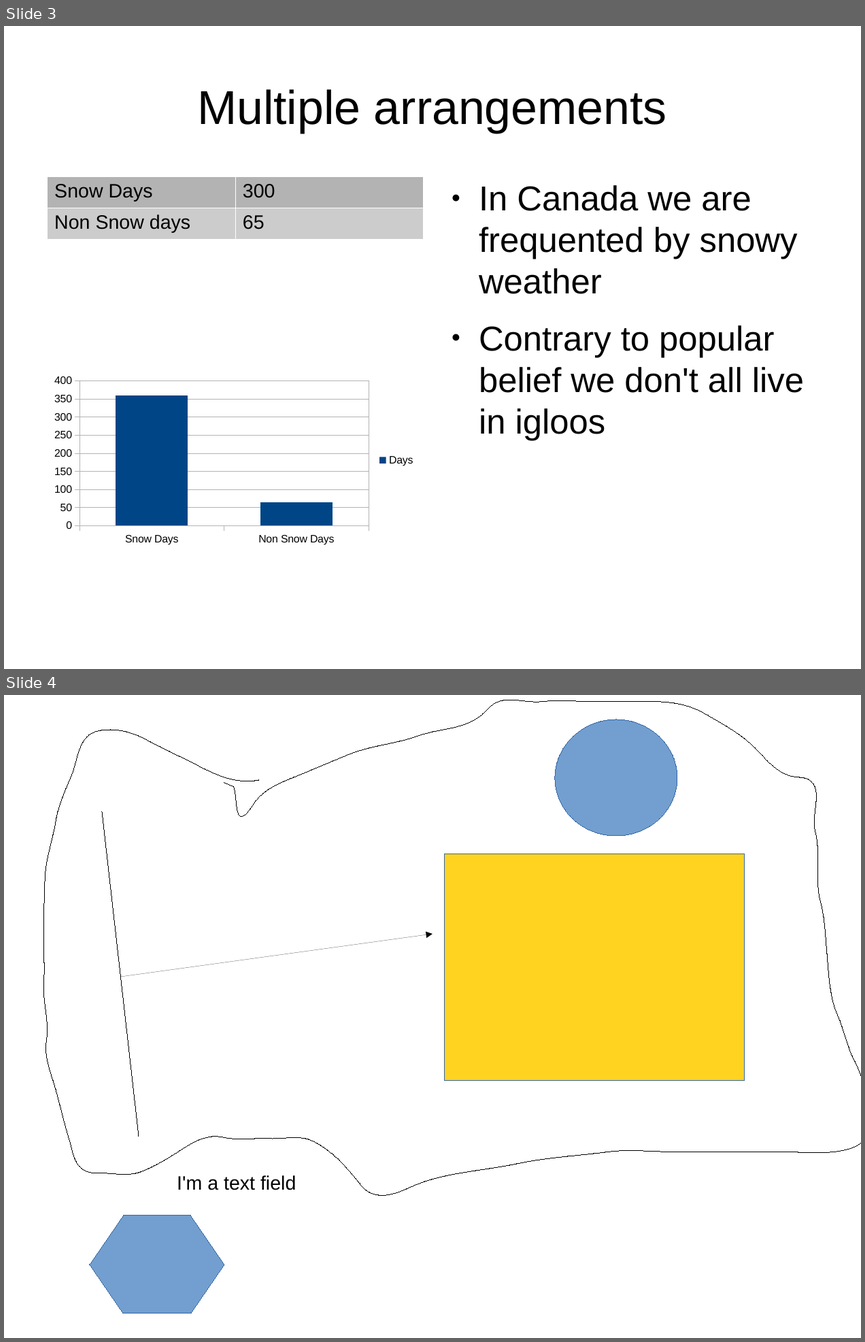
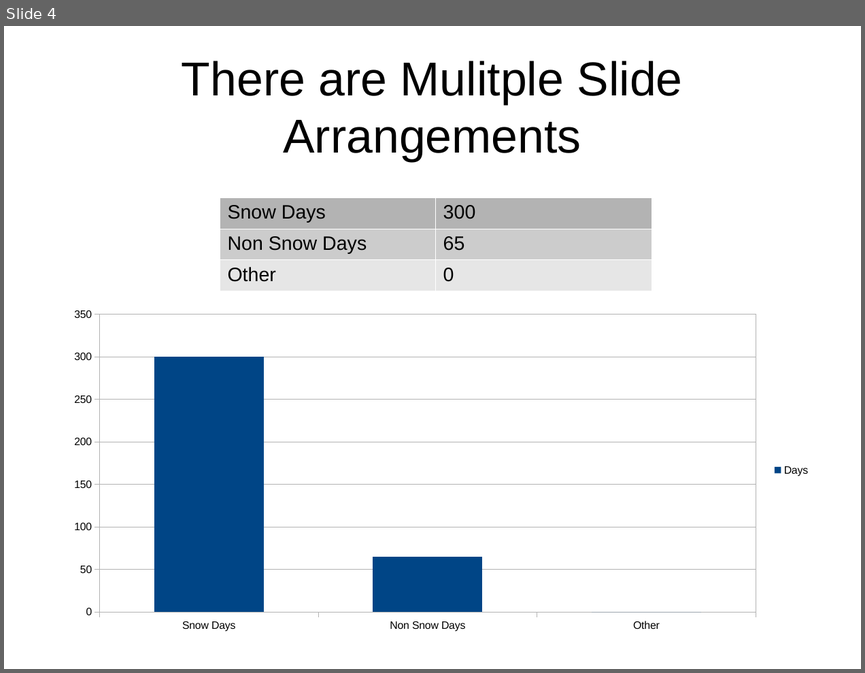
Before and after one commit to SMUCSM/UgandaV, a slide deck: Presentations101.odp. Shown one above the other, each under a label of ours: slides 3 and 4 before the commit, slide 4 after it. The pictures are 865x1342 and 865x673 pixels, drawn with LibreOffice and Linux fonts; fonts in the diff are those of the drawing. Boxes give left, top, right and bottom in pixels: in the first picture for what was removed or moved away, otherwise in the second. Text is boxed around its words. In the diff, an @@ line names an element or a change of style, - is before the commit and + after.

```diff
--- a/Presentations101.odp
+++ b/Presentations101.odp
@@ slide 4 removed at (4, 695, 861, 1338), background #FFFFFF @@
@@ freeform shape removed at (43, 700, 861, 1195) @@
@@ ellipse removed at (555, 719, 677, 836) @@
@@ line removed from (102, 812) to (139, 1136) @@
@@ rectangle removed at (445, 854, 745, 1081) @@
@@ arrow removed from (121, 977) to (432, 934) @@
@@ text removed at (177, 1175, 296, 1190) @@
-I'm a text field
@@ hexagon removed at (90, 1215, 224, 1313) @@
@@ what was slide 3 is now slide 4 @@
@@ slide 4 changed as well @@
@@ title at (181, 61, 683, 161): text changed @@
-Multiple arrangements
+There are Mulitple Slide Arrangements
@@ text removed at (479, 185, 804, 440) @@
-● In Canada we are frequented by snowy weather
-● Contrary to popular belief we don't all live in igloos
@@ table at (220, 197, 653, 286) @@
-row 2: Non Snow days | 65
+row 2: Non Snow Days | 65
+row 3: Other | 0
@@ table: place and size @@
-table at (47, 176, 423, 235)
+table at (220, 197, 653, 286)
@@ column chart at (59, 301, 818, 638) @@
-categories: Snow Days, Non Snow Days
+categories: Snow Days, Non Snow Days, Other
-Days: 360, 60
+Days: 300, 65, 0
@@ column chart: place and size @@
-column chart at (47, 371, 423, 549)
+column chart at (59, 301, 818, 638)
```
Also in this commit, not shown: 1 other slide changed, 3 slides added, 1 other slide removed.
